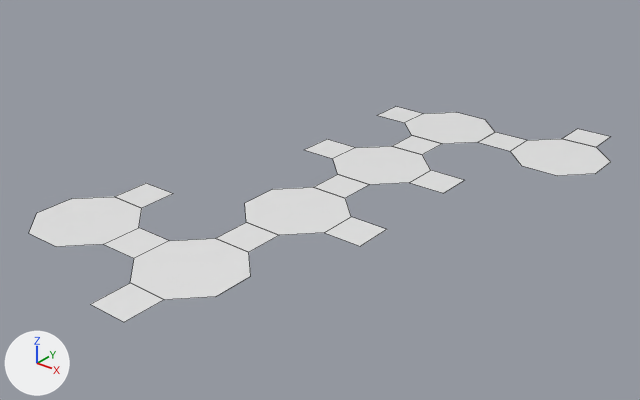
The Blender file small-rhombihexahedron.blend as it was, and as the next commit left it.
Camera for both pictures: a 50 mm camera at (100.0, -89.5, 76.9) aimed at (-6.6, 43.6, -5.7). The axes (+X, +Y, +Z) are drawn at lower left. The lights are the same throughout. Mesh edges are drawn as thin lines.
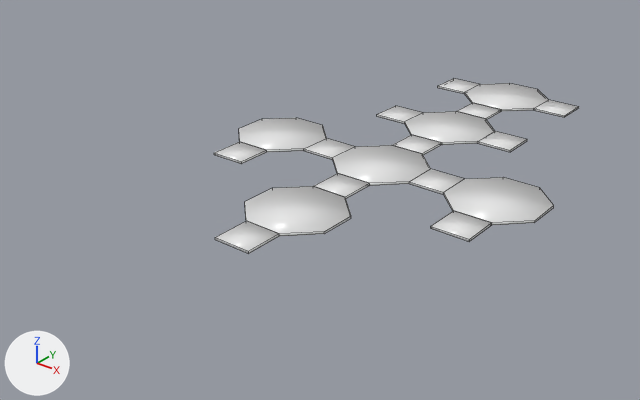
Boxes (x1, y1, x2, y2) around the edits, measured in the pictures (640 x 400 px; the box of a moved part takes in the faces that stretch with it):
'Circle', reshaped, modifiers changed (37% narrower, 19% shorter): before (29, 107, 611, 322); after (214, 78, 579, 253)
part 1 of me_circle, moved or reshaped: before (130, 238, 251, 300); after (464, 83, 548, 111)
part 2 of me_circle, moved or reshaped: before (91, 283, 164, 322); after (457, 103, 502, 120)
part 3 of me_circle, moved or reshaped: before (29, 197, 142, 247); after (239, 118, 326, 152)
part 4 of me_circle, moved or reshaped: before (104, 228, 169, 258); after (438, 78, 480, 94)
part 5 of me_circle, moved or reshaped: before (325, 217, 387, 246); after (431, 211, 492, 242)
part 6 of me_circle, moved or reshaped: before (510, 139, 611, 176); after (444, 177, 554, 225)
part 7 of me_circle, moved or reshaped: before (562, 129, 610, 147); after (534, 100, 579, 117)
part 8 of me_circle, moved or reshaped: before (114, 183, 173, 208); after (214, 142, 267, 164)

Edits to the bpy script that builds the scene:
```text
Change me_circle:
    where me_circle.from_pydata(...)  # 97 vertices, 18 faces; spans x -38.3..38.3, y -74.9..46.6, z 0.0
    used by ob_circle; location = (0.0, 56.6, 0.0)
    me_circle part 1: the loose piece of 8 vertices spanning x -10.0..10.0, y -66.6..-46.6, z 0.0 is moved by (0.0, 113.1, 0.0)
    me_circle part 2: the loose piece of 4 vertices spanning x -4.1..4.1, y -74.9..-66.6, z 0.0 is moved by (0.0, 113.1, 0.0)
    me_circle part 3: the loose piece of 8 vertices spanning x -38.3..-18.3, y -66.6..-46.6, z 0.0 is moved by (0.0, 56.6, 0.0)
    me_circle part 4: the loose piece of 4 vertices spanning x -18.3..-10.0, y -60.7..-52.4, z 0.0 is moved by (0.0, 113.1, 0.0)
    me_circle part 5: the loose piece of 4 vertices spanning x 10.0..18.3, y -32.4..-24.1, z 0.0 is moved by (14.1, 14.1, 0.0)
    me_circle part 6: the loose piece of 8 vertices spanning x 18.3..38.3, y 18.3..38.3, z 0.0 is moved by (0.0, -28.3, 0.0)
    me_circle part 7: the loose piece of 4 vertices spanning x 24.1..32.4, y 38.3..46.6, z 0.0 is moved by (-14.1, 14.1, 0.0)
    me_circle part 8
    me_circle.vertices[68].co: (-32.4, -46.6, 0.0) -> (-24.1, -10.0, 0.0)  # pixel (114, 196) -> not seen
    me_circle.vertices[69].co: (-24.1, -38.3, 0.0) -> (-32.4, -18.3, 0.0)  # pixel (173, 193) -> not seen
    me_circle.vertices[70].co: (-24.1, -46.6, 0.0) -> (-32.4, -10.0, 0.0)  # pixel (141, 208) -> not seen
    me_circle.vertices[71].co: (-32.4, -38.3, 0.0) -> (-24.1, -18.3, 0.0)  # pixel (145, 183) -> not seen
Change ob_circle:
    add _m = ob_circle.modifiers.new('Solidify', 'SOLIDIFY')
    add _m.thickness = 0.5
    add _m.offset = 0.0
```
